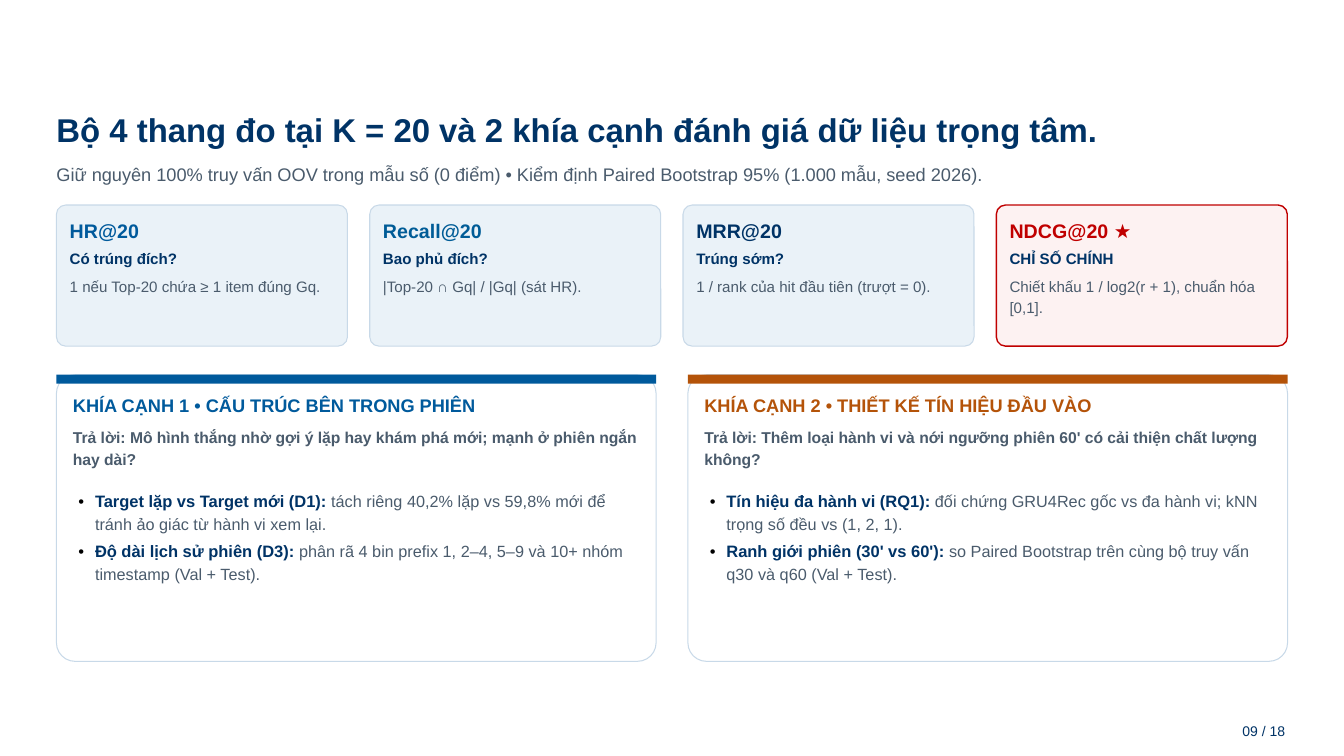
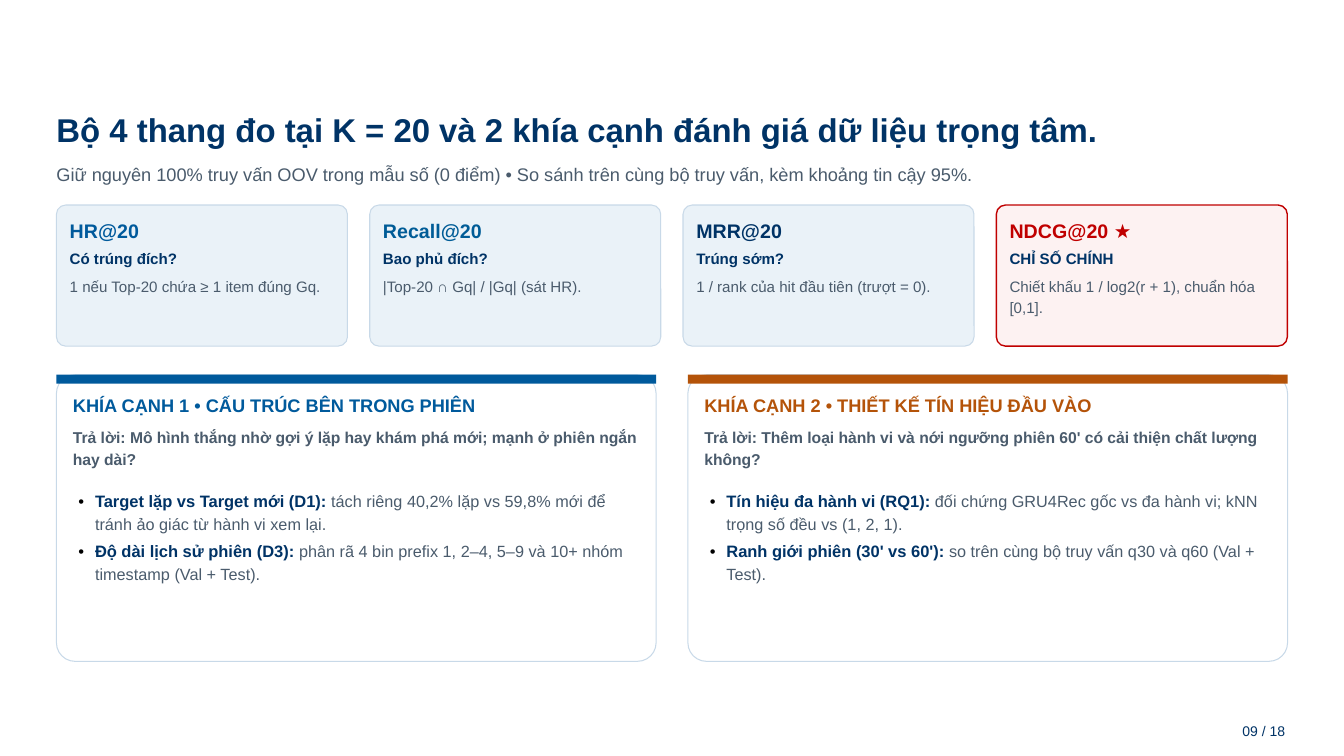
Before and after one commit to Mymark1010/MultiBehavior_Product_Recommendation_System, a slide deck: slide 9 of docs/BAO_CAO_TIEN_DO_PROJECT3_HUST_27_11_v3.pptx. Drawn at 1344x756 pixels with LibreOffice and Linux fonts; fonts in the diff are those of the drawing; background and template pictures are left out. Boxes give left, top, right and bottom in pixels: in the first picture for what was removed or moved away, otherwise in the second. Text is boxed around its words. In the diff, an @@ line names an element or a change of style, - is before the commit and + after.

```diff
--- a/docs/BAO_CAO_TIEN_DO_PROJECT3_HUST_27_11_v3.pptx
+++ b/docs/BAO_CAO_TIEN_DO_PROJECT3_HUST_27_11_v3.pptx
@@ text at [56, 167, 972, 185]: text changed @@
-Giữ nguyên 100% truy vấn OOV trong mẫu số (0 điểm) • Kiểm định Paired Bootstrap 95% (1.000 mẫu, seed 2026).
+Giữ nguyên 100% truy vấn OOV trong mẫu số (0 điểm) • So sánh trên cùng bộ truy vấn, kèm khoảng tin cậy 95%.
@@ text at [726, 544, 1241, 584]: text changed @@
-• Ranh giới phiên (30' vs 60'): so Paired Bootstrap trên cùng bộ truy vấn q30 và q60 (Val + Test).
+• Ranh giới phiên (30' vs 60'): so trên cùng bộ truy vấn q30 và q60 (Val + Test).
```
Also in this commit, not shown: 3 other slides changed, 2 other files.
